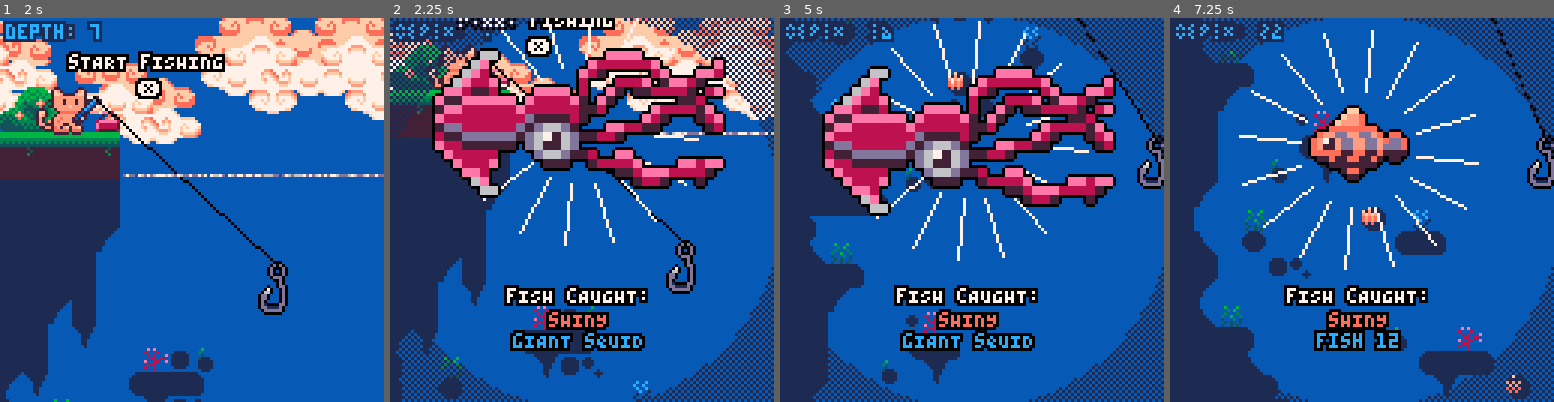
Above: before the commit, frames 1-4 (left to right).
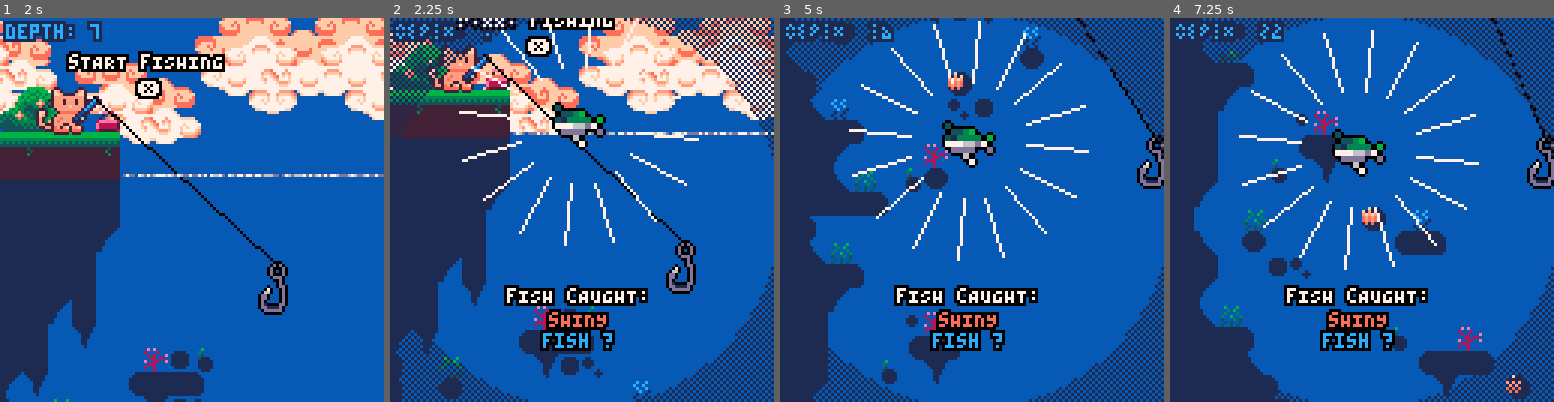
Above: after the commit, the same moments.

Repository: alexhlocke/AlexKotaFirstCart
Game: PICO-8 cartridge main_cart.p8
Same seed, same stepped clock (60 frames per second), same inputs: the game is played once before the commit and once after it.
Inputs:
- Up to frame 1 (2 s): tap X (X key) at 0.33, 1.07, 1.85 s; tap O (Z key) at 0.7, 1.7 s; hold Right from 1.6 s (still down)
- Up to frame 2 (2.25 s): release Right at 2.1 s; tap O (Z key) at 2.1 s; hold Up from 2.15 s (still down)
- Up to frame 3 (5 s): release Up at 2.42 s; hold Right 2.47-3.03 s; tap O (Z key) every 0.4 s from 2.5 to 4.9 s; tap X (X key) at 2.97, 4.08 s; hold Left 3.08-3.58 s; hold Down 3.63-3.97 s; hold Right 4.02-4.68 s; hold Up from 4.73 s (still down)
- Up to frame 4 (7.25 s): release Up at 5.03 s; hold Left 5.08-5.68 s; tap X (X key) at 5.2, 6.32 s; tap O (Z key) every 0.4 s from 5.3 to 6.9 s; hold Down 5.73-6.03 s; hold Right 6.08-6.58 s; hold Right 6.63-7.13 s; hold Up from 7.18 s (still down)

Frame 1 is identical in both runs. In frame 2, 19% of the frame differs, in the area x 10-88%, y 7-87%; in frame 3, 19%, in the area x 10-88%, y 12-87%; in frame 4, 3.8%.

Commit message:
Made find_fish function

Diff:
--- a/main_cart.p8
+++ b/main_cart.p8
@@ -321,6 +321,8 @@
   ,137,1,1,2)
  make_fish("fish 3"
   ,138,1,1,2)
+ make_fish("fish ?"
+  ,139,1,1,2)
  make_fish("fish 4"
   ,152,1,1,2)
  make_fish("pINKTAIL"
@@ -379,18 +381,28 @@
 --  ,11,4,2,1)
 end
 
+function find_fish(search_term)
+ for f in all(fishes) do
+  if(f.sprt==search_term
+  or f.name==search_term)then
+   return f
+  end
+ end
+end
+
 
 --== fish display ==------------
 
 
 function draw_fish_got(fish)
+ --debugging shiny
+ fish=find_fish(139)
+ fish.shiny=true
+
  --get fish h and w
  local h=fish.h*8
  local w=fish.w*8
  local scale=fish.scale
-
- --debugging shiny
- fish.shiny=true
 
  --upd scale
  --scale=fish.scale+0.5*sin(t()/4)
